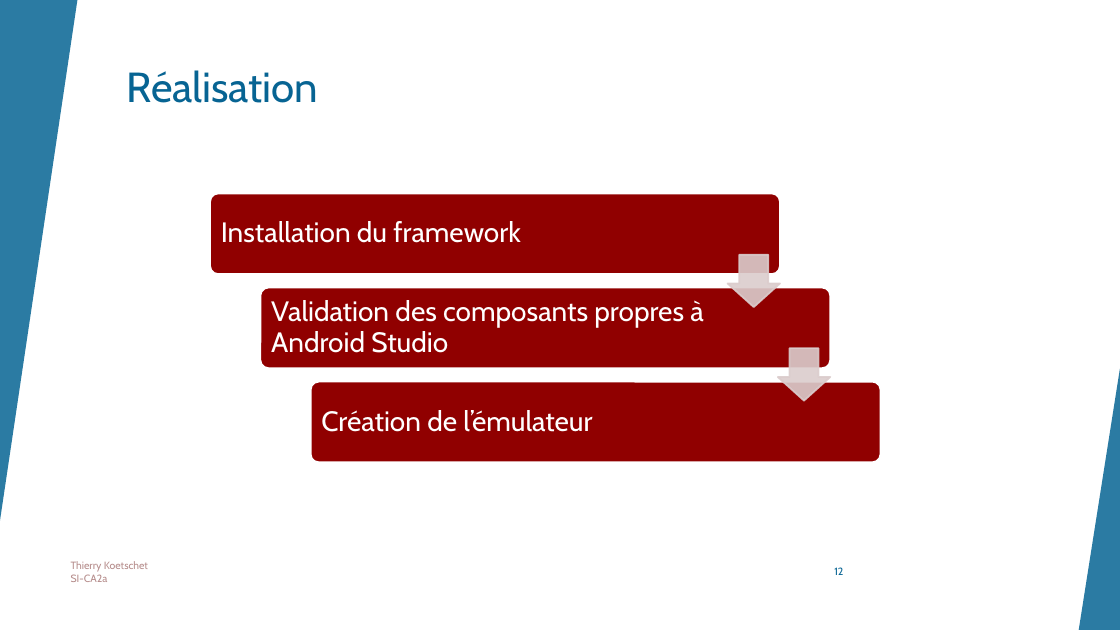
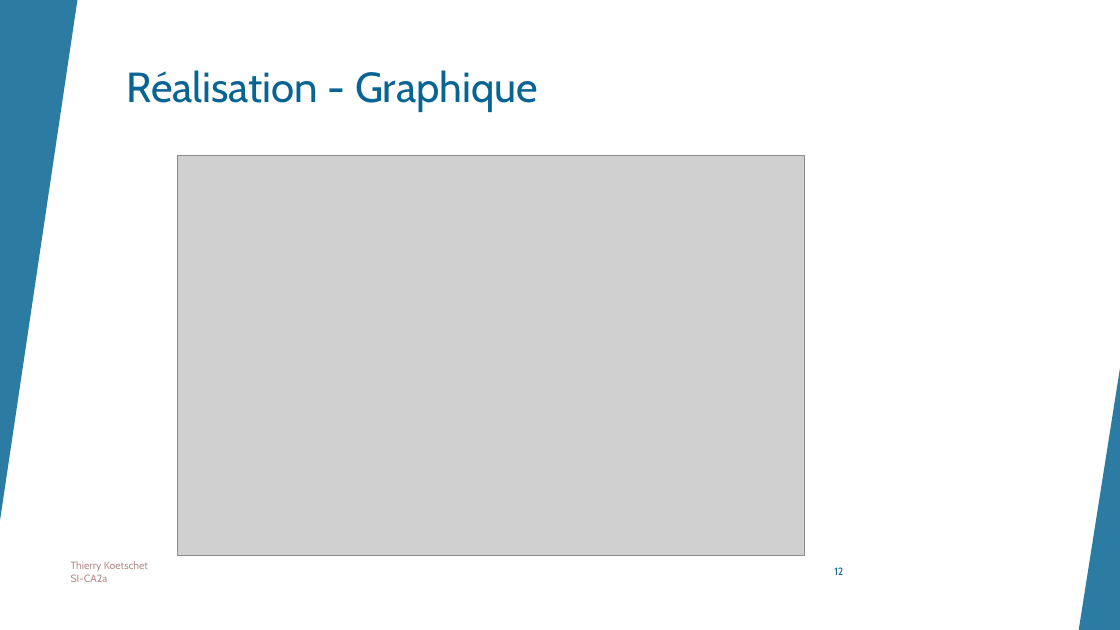
Before and after one commit to ThierryKoetschet/TPI_Thierry_Koetschet, a slide deck: slide 12 of Presentation TPI Thierry Koetschet.pptx. Drawn at 1120x630 pixels with LibreOffice and Linux fonts; fonts in the diff are those of the drawing; grey boxes stand for pictures. Boxes give left, top, right and bottom in pixels: in the first picture for what was removed or moved away, otherwise in the second. Text is boxed around its words. In the diff, an @@ line names an element or a change of style, - is before the commit and + after.

```diff
--- a/Presentation TPI Thierry Koetschet.pptx
+++ b/Presentation TPI Thierry Koetschet.pptx
@@ title at [127, 70, 538, 112]: text changed @@
-Réalisation
+Réalisation - Graphique
@@ picture added at [177, 155, 805, 555] @@
@@ group removed at [210, 193, 881, 462]: 3 rounded rectangles, 3 texts, 2 down arrows @@
-Installation du framework
-Validation des composants propres à Android Studio
-Création de l’émulateur
```
Also in this commit, not shown: 7 other slides changed.
